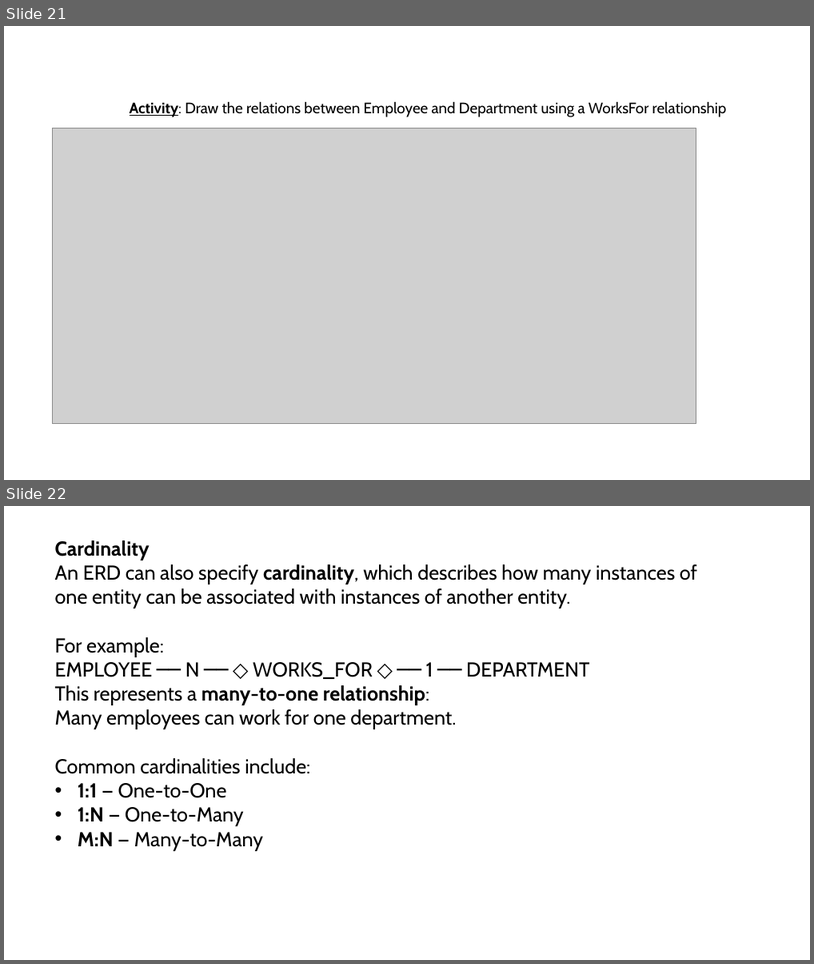
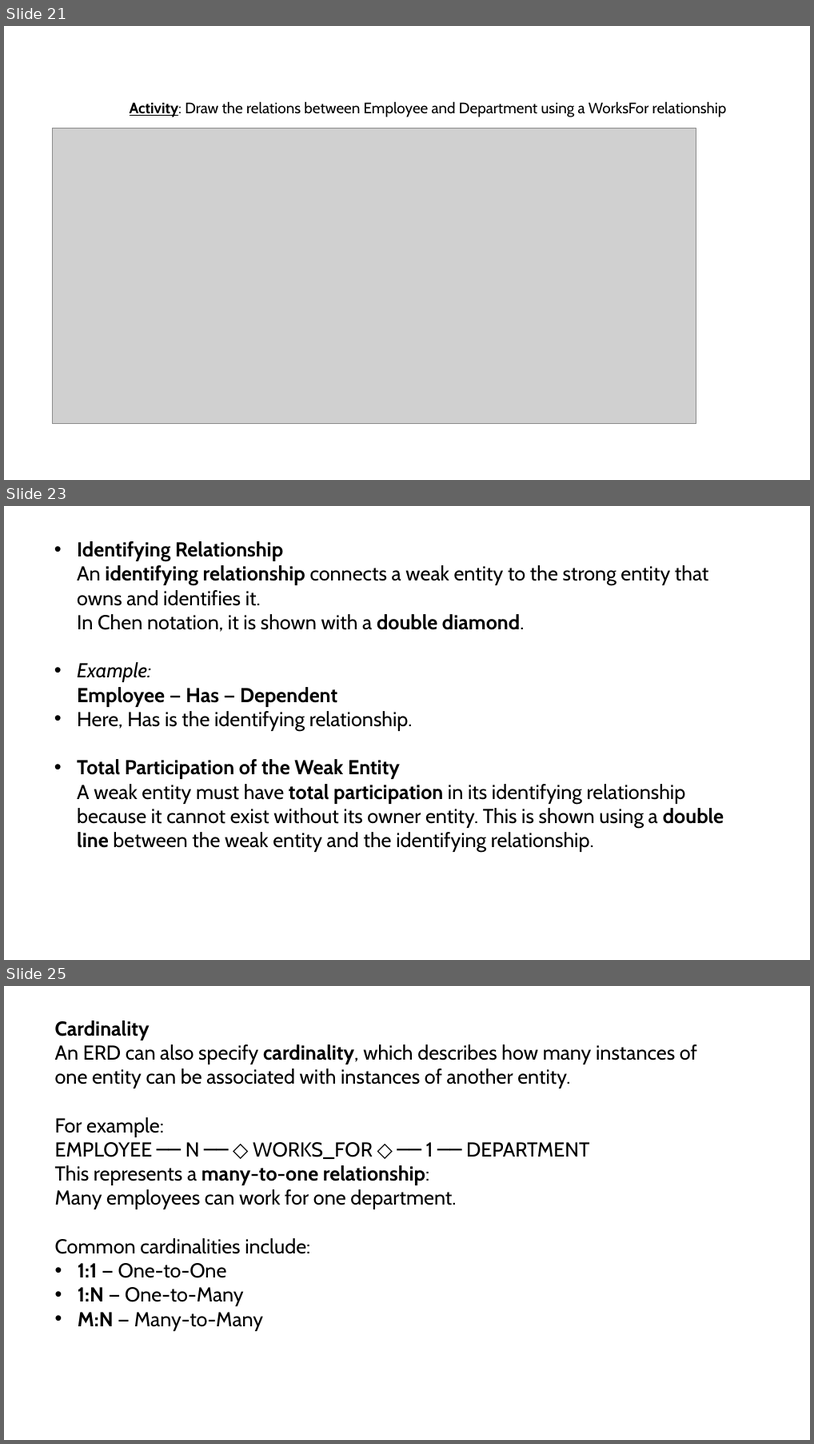
Before and after one commit to joannes630/AU, a slide deck: CSC 4500 GitHub/LESSONS/08 - Entity Relationship Data Model.pptx. Shown one above the other, each under a label of ours: slides 21 and 22 before the commit, slides 21, 23 and 25 after it; the slides between them are not shown. The pictures are 814x964 and 814x1444 pixels, drawn with LibreOffice and Linux fonts; fonts in the diff are those of the drawing; grey boxes stand for pictures. Boxes give left, top, right and bottom in pixels: in the first picture for what was removed or moved away, otherwise in the second. Text is boxed around its words. In the diff, an @@ line names an element or a change of style, - is before the commit and + after.

```diff
--- a/CSC 4500 GitHub/LESSONS/08 - Entity Relationship Data Model.pptx
+++ b/CSC 4500 GitHub/LESSONS/08 - Entity Relationship Data Model.pptx
@@ slide 23 added at box(4, 506, 810, 960), background #FFFFFF @@
@@ text added at box(77, 541, 724, 852), 24 pt, text #000000 @@
+• Identifying Relationship
+  An identifying relationship connects a weak entity to the strong entity that owns and identifies it.
+  In Chen notation, it is shown with a double diamond.
+• Example:
+  Employee — Has — Dependent
+• Here, Has is the identifying relationship.
+• Total Participation of the Weak Entity
+  A weak entity must have total participation in its identifying relationship because it cannot exist without its owner entity. This is shown using a double line between the weak entity and the identifying relationship.
@@ what was slide 22 is now slide 25 @@
```
Also in this commit, not shown: 2 other slides added.
